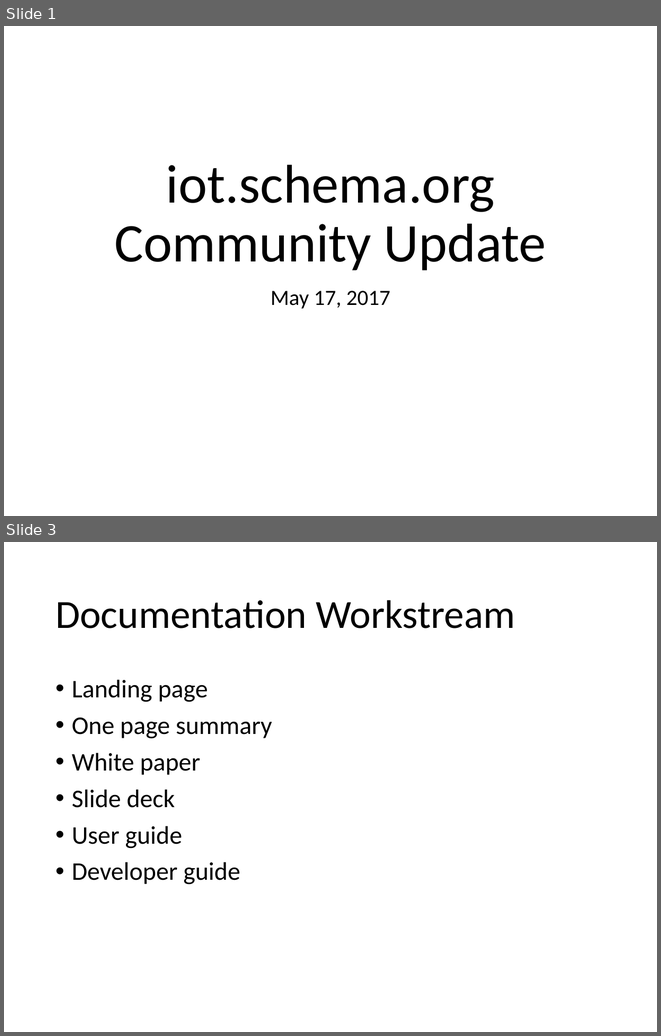
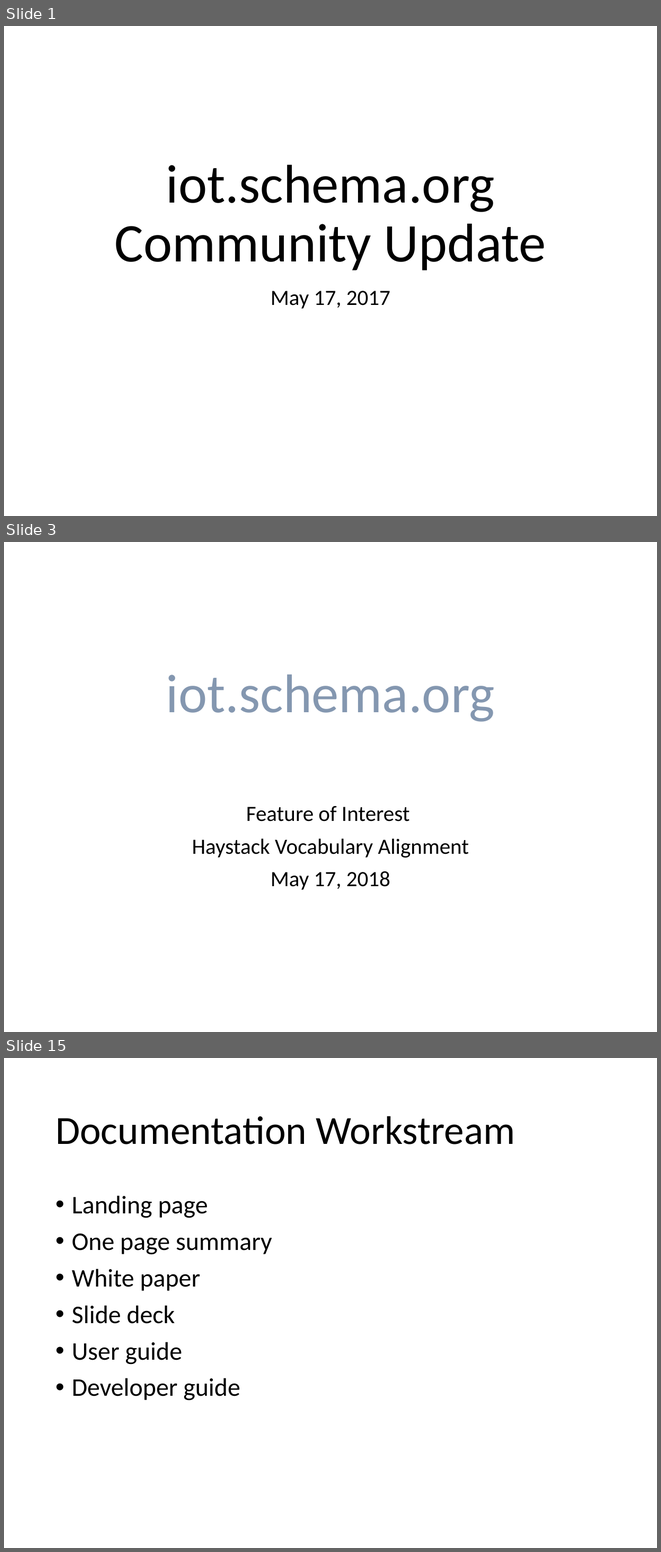
Before and after one commit to iot-schema-collab/teleconferences, a slide deck: iotschema-17may20218.pptx. Shown one above the other, each under a label of ours: slides 1 and 3 before the commit, slides 1, 3 and 15 after it; the slides between them are not shown. The pictures are 661x1036 and 661x1552 pixels, drawn with LibreOffice and Linux fonts; fonts in the diff are those of the drawing. Boxes give left, top, right and bottom in pixels: in the first picture for what was removed or moved away, otherwise in the second. Text is boxed around its words. In the diff, an @@ line names an element or a change of style, - is before the commit and + after.

```diff
--- a/iotschema-17may20218.pptx
+++ b/iotschema-17may20218.pptx
@@ slide 3 added at (4,542,657,1032), background #FFFFFF @@
@@ title added at (166,674,495,722), 60 pt, text #8497B0 @@
+iot.schema.org
@@ subtitle added at (192,806,469,890), 24 pt, text #000000 @@
+Feature of Interest
+Haystack Vocabulary Alignment
+May 17, 2018
@@ what was slide 3 is now slide 15 @@
```
Also in this commit, not shown: 2 slides changed, 10 other slides added, 1 slide removed, 1 other file.
